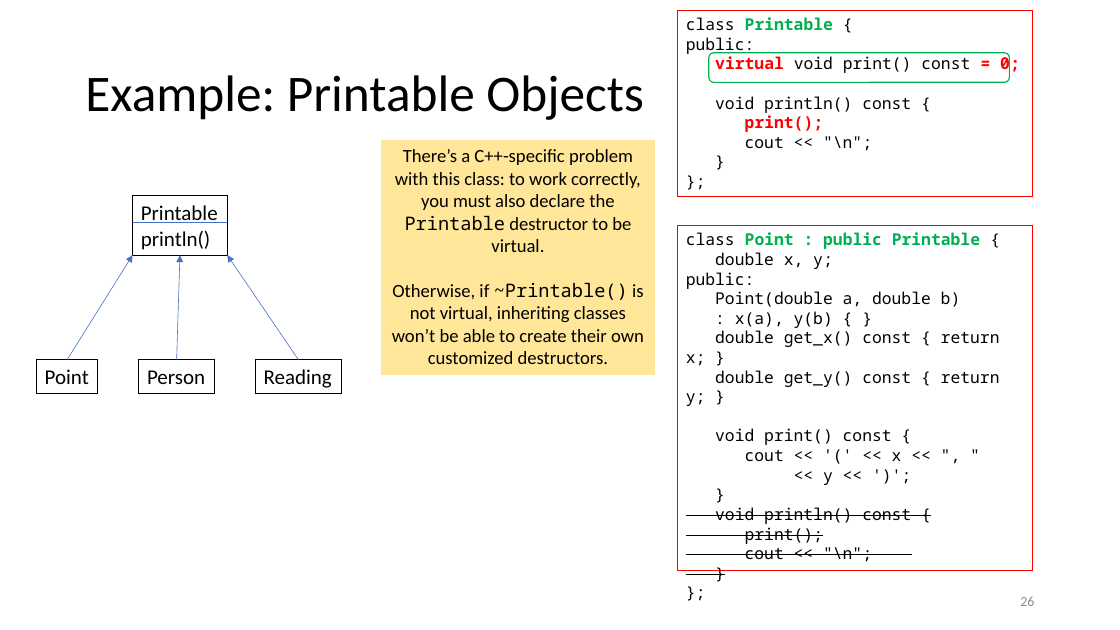
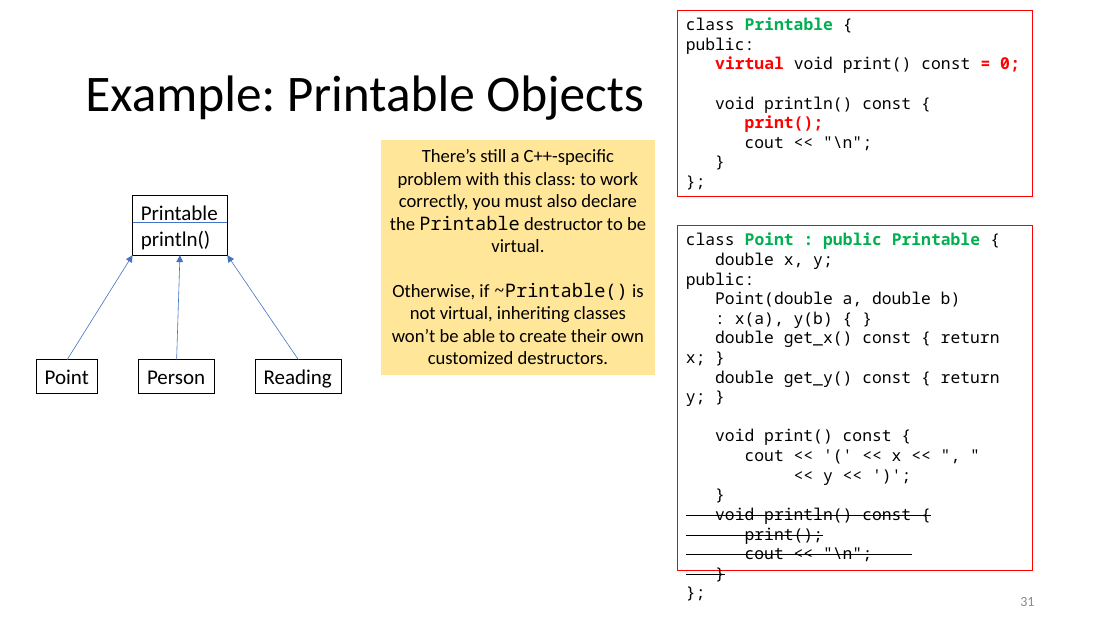
Before and after one commit to tjd1234/cmpt135spring2024, a slide deck: slide 31 of sample_code/week6/week6_cmpt135.pptx (slide 26 before the commit). Drawn at 1120x630 pixels with LibreOffice and Linux fonts; fonts in the diff are those of the drawing. Boxes give left, top, right and bottom in pixels: in the first picture for what was removed or moved away, otherwise in the second. Text is boxed around its words. In the diff, an @@ line names an element or a change of style, - is before the commit and + after.

```diff
--- a/sample_code/week6/week6_cmpt135.pptx
+++ b/sample_code/week6/week6_cmpt135.pptx
@@ rounded rectangle removed at [709, 53, 1010, 82] @@
@@ text in rectangle at [390, 149, 646, 252]: text changed @@
-There’s a C++-specific problem with this class: to work correctly, you must also declare the Printable destructor to be virtual.
+There’s still a C++-specific problem with this class: to work correctly, you must also declare the Printable destructor to be virtual.
@@ page number at [1020, 597, 1034, 606]: text changed @@
-26
+31
```
Also in this commit, not shown: 28 other slides changed, 6 slides added.
